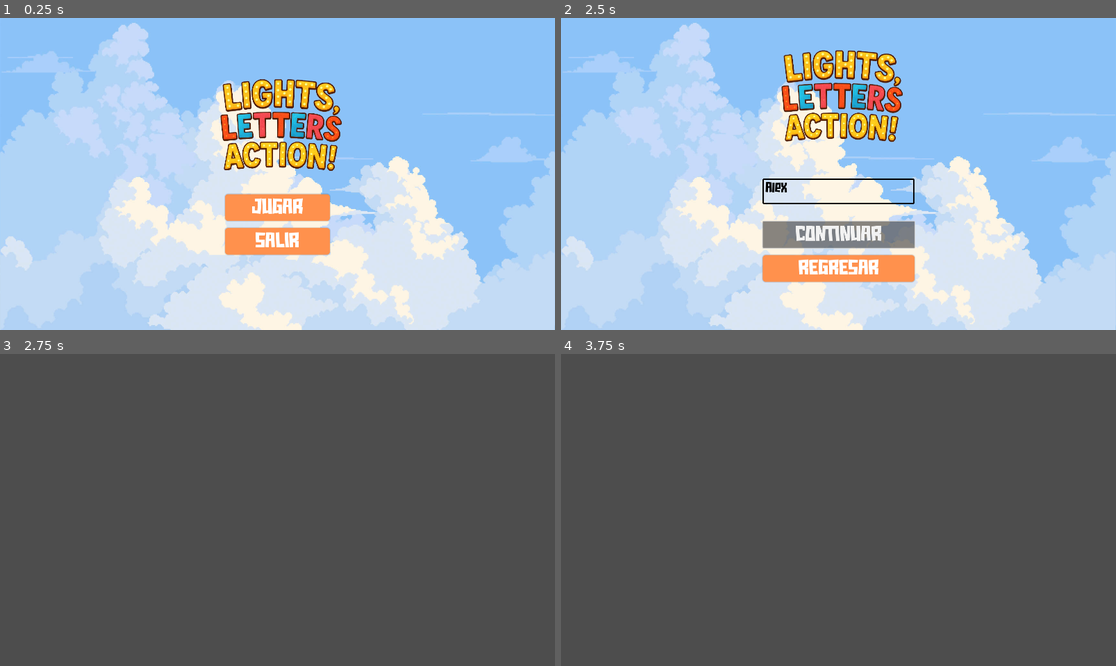
Above: before the commit, frames 1-4 (two rows, left to right).
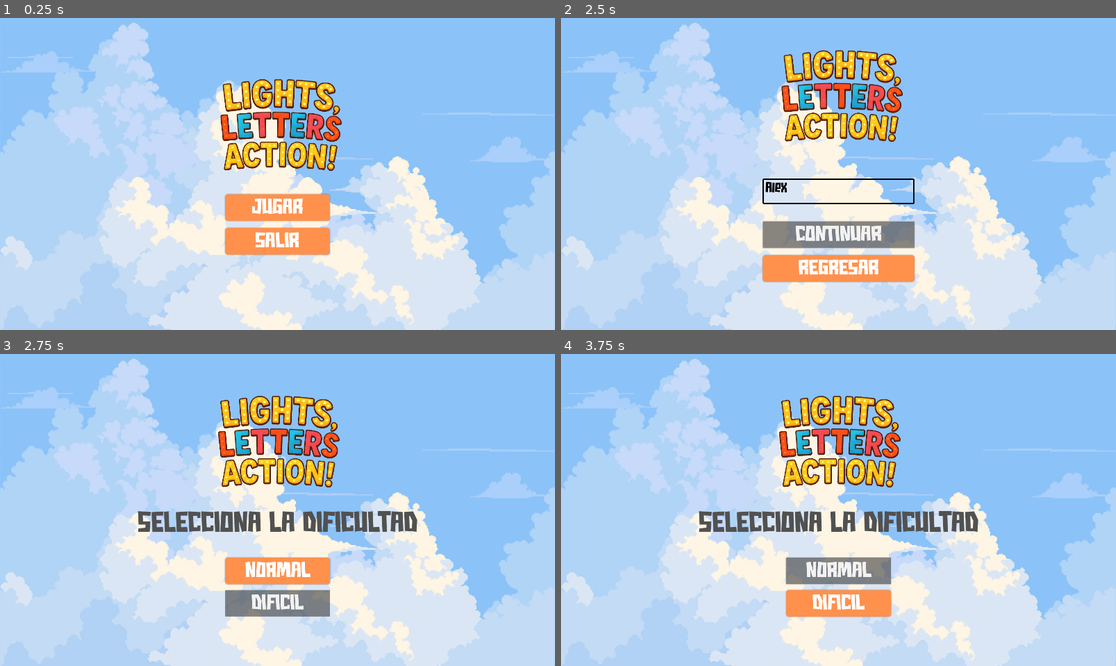
Above: after the commit, the same moments.

Repository: Mottaaa26/Juego_ahorcado
Game: Godot game, scene res://scenes/main_menu.tscn
The game is run twice, just before and just after one commit, with the same random seed, the same clock (stepped at 60 frames per second) and the same inputs. Sound files missing from this copy of the repository are replaced by a short silence.
Inputs (mouse positions are in pixels of both pictures, inside the frame that each line leads up to):
- Up to frame 1 (0.25 s): no input
- Up to frame 2 (2.5 s): click "JUGAR" at 0.5 s; click (838, 192) at 1.27 s; type "Alex" at 1.35 s; click "CONTINUAR" at 2 s
- Up to frame 3 (2.75 s): no input
- Up to frame 4 (3.75 s): click (838, 603) at 2.75 s, where only the run after the commit has a clickable "DIFICIL"; click (838, 572) at 3.5 s, where only the run after the commit has a clickable "NORMAL"

Frames 1-2 are identical in both runs. In frame 3, 98% of the frame differs, in the area x 0-100%, y 0-100%; in frame 4, 98%.

Commit message:
Creación de la UI de difcultad y su interacción completa con el flujo del juego

Diff:
--- a/scenes/dificultad_conf.tscn
+++ b/scenes/dificultad_conf.tscn
@@ -1,5 +1,111 @@
-[gd_scene format=3 uid="uid://c8mo5w2hqqxpj"]
+[gd_scene load_steps=7 format=3 uid="uid://c8mo5w2hqqxpj"]
+
+[ext_resource type="Script" uid="uid://dy417bus1h47d" path="res://scripts/dificultad_conf.gd" id="1_55fr3"]
+[ext_resource type="Texture2D" uid="uid://ceaj2xytttlh" path="res://media/imagenes/main_menu.png" id="1_181ix"]
+[ext_resource type="Texture2D" uid="uid://bc02rtx67qijm" path="res://media/imagenes/game_title.png" id="2_55fr3"]
+[ext_resource type="FontFile" uid="uid://c3y1owof88k4m" path="res://fonts/Good-Game.ttf" id="3_adodk"]
+[ext_resource type="AudioStream" uid="uid://btbqovhibck81" path="res://media/sonidos/sonido_botones.wav" id="5_adodk"]
+
+[sub_resource type="StyleBoxFlat" id="StyleBoxFlat_181ix"]
+content_margin_left = 10.0
+content_margin_top = 10.0
+content_margin_right = 10.0
+content_margin_bottom = 10.0
+bg_color = Color(1, 0.5686275, 0.3019608, 1)
+corner_radius_top_left = 10
+corner_radius_top_right = 10
+corner_radius_bottom_right = 10
+corner_radius_bottom_left = 10
+shadow_color = Color(0, 0, 0, 0.1882353)
+shadow_size = 4
 
 [node name="DificultadConf" type="Control"]
 layout_mode = 3
-anchors_preset = 0
+anchors_preset = 15
+anchor_right = 1.0
+anchor_bottom = 1.0
+grow_horizontal = 2
+grow_vertical = 2
+script = ExtResource("1_55fr3")
+
+[node name="TextureRect" type="TextureRect" parent="."]
+layout_mode = 1
+anchors_preset = 15
+anchor_right = 1.0
+anchor_bottom = 1.0
+grow_horizontal = 2
+grow_vertical = 2
+texture = ExtResource("1_181ix")
+
+[node name="TextureRectTitulo" type="TextureRect" parent="."]
+layout_mode = 1
+anchors_preset = 8
+anchor_left = 0.5
+anchor_top = 0.5
+anchor_right = 0.5
+anchor_bottom = 0.5
+offset_left = -208.0
+offset_top = -404.0
+offset_right = 360.0
+offset_bottom = 35.0
+grow_horizontal = 2
+grow_vertical = 2
+scale = Vector2(0.75, 0.75)
+texture = ExtResource("2_55fr3")
+
+[node name="Label" type="Label" parent="."]
+layout_mode = 1
+anchors_preset = 8
+anchor_left = 0.5
+anchor_top = 0.5
+anchor_right = 0.5
+anchor_bottom = 0.5
+offset_left = -484.0
+offset_top = -1.0
+offset_right = 484.0
+offset_bottom = 95.0
+grow_horizontal = 2
+grow_vertical = 2
+theme_override_colors/font_color = Color(0.3180198, 0.31801978, 0.31801975, 1)
+theme_override_fonts/font = ExtResource("3_adodk")
+theme_override_font_sizes/font_size = 100
+text = "SELECCIONA LA DIFICULTAD"
+
+[node name="VBoxContainer" type="VBoxContainer" parent="."]
+layout_mode = 1
+anchors_preset = 7
+anchor_left = 0.5
+anchor_top = 1.0
+anchor_right = 0.5
+anchor_bottom = 1.0
+offset_left = -181.5
+offset_top = -375.0
+offset_right = 181.5
+offset_bottom = -59.0
+grow_horizontal = 2
+grow_vertical = 0
+theme_override_constants/separation = 20
+
+[node name="ButtonMedio" type="Button" parent="VBoxContainer"]
+texture_filter = 1
+layout_mode = 2
+theme_override_colors/font_color = Color(1, 1, 1, 1)
+theme_override_fonts/font = ExtResource("3_adodk")
+theme_override_font_sizes/font_size = 75
+theme_override_styles/normal = SubResource("StyleBoxFlat_181ix")
+text = "NORMAL"
+
+[node name="ButtonDificil" type="Button" parent="VBoxContainer"]
+texture_filter = 1
+layout_mode = 2
+theme_override_colors/font_color = Color(1, 1, 1, 1)
+theme_override_fonts/font = ExtResource("3_adodk")
+theme_override_font_sizes/font_size = 75
+theme_override_styles/normal = SubResource("StyleBoxFlat_181ix")
+text = "DIFICIL"
+
+[node name="AudioStreamPlayer" type="AudioStreamPlayer" parent="."]
+stream = ExtResource("5_adodk")
+
+[connection signal="pressed" from="VBoxContainer/ButtonMedio" to="." method="_on_button_medio_pressed"]
+[connection signal="pressed" from="VBoxContainer/ButtonDificil" to="." method="_on_button_dificil_pressed"]
--- /dev/null
+++ b/scenes/in_game.tscn
@@ -0,0 +1,111 @@
+[gd_scene load_steps=4 format=3 uid="uid://ijqax7103bob"]
+
+[ext_resource type="Texture2D" uid="uid://ceaj2xytttlh" path="res://media/imagenes/main_menu.png" id="1_7nptk"]
+[ext_resource type="FontFile" uid="uid://c3y1owof88k4m" path="res://fonts/Good-Game.ttf" id="2_ipuqq"]
+
+[sub_resource type="StyleBoxFlat" id="StyleBoxFlat_h5xqe"]
+content_margin_left = 10.0
+content_margin_top = 10.0
+content_margin_right = 10.0
+content_margin_bottom = 10.0
+bg_color = Color(1, 0.5686275, 0.3019608, 1)
+corner_radius_top_left = 10
+corner_radius_top_right = 10
+corner_radius_bottom_right = 10
+corner_radius_bottom_left = 10
+shadow_color = Color(0, 0, 0, 0.1882353)
+shadow_size = 4
+
+[node name="InGame" type="Control"]
+layout_mode = 3
+anchors_preset = 15
+anchor_right = 1.0
+anchor_bottom = 1.0
+grow_horizontal = 2
+grow_vertical = 2
+
+[node name="TextureRect" type="TextureRect" parent="."]
+layout_mode = 1
+anchors_preset = 15
+anchor_right = 1.0
+anchor_bottom = 1.0
+grow_horizontal = 2
+grow_vertical = 2
+texture = ExtResource("1_7nptk")
+
+[node name="puntuacion" type="Label" parent="."]
+layout_mode = 1
+anchors_preset = 8
+anchor_left = 0.5
+anchor_top = 0.5
+anchor_right = 0.5
+anchor_bottom = 0.5
+offset_left = -904.0
+offset_top = -485.0
+offset_right = -88.0
+offset_bottom = -408.0
+grow_horizontal = 2
+grow_vertical = 2
+theme_override_colors/font_color = Color(0.3180198, 0.31801978, 0.31801975, 1)
+theme_override_fonts/font = ExtResource("2_ipuqq")
+theme_override_font_sizes/font_size = 80
+text = "PUNTUACION: "
+
+[node name="tiempo" type="Label" parent="."]
+layout_mode = 1
+anchors_preset = 8
+anchor_left = 0.5
+anchor_top = 0.5
+anchor_right = 0.5
+anchor_bottom = 0.5
+offset_left = 310.0
+offset_top = -494.0
+offset_right = 779.0
+offset_bottom = -398.0
+grow_horizontal = 2
+grow_vertical = 2
+theme_override_colors/font_color = Color(0.3180198, 0.31801978, 0.31801975, 1)
+theme_override_fonts/font = ExtResource("2_ipuqq")
+theme_override_font_sizes/font_size = 80
+text = "TIEMPO: "
+
+[node name="ButtonSalir" type="Button" parent="."]
+texture_filter = 1
+layout_mode = 1
+anchors_preset = 3
+anchor_left = 1.0
+anchor_top = 1.0
+anchor_right = 1.0
+anchor_bottom = 1.0
+offset_left = -410.0
+offset_top = -173.0
+offset_right = -92.0
+offset_bottom = -81.0
+grow_horizontal = 0
+grow_vertical = 0
+theme_override_colors/font_color = Color(1, 1, 1, 1)
+theme_override_fonts/font = ExtResource("2_ipuqq")
+theme_override_font_sizes/font_size = 75
+theme_override_styles/normal = SubResource("StyleBoxFlat_h5xqe")
+text = "SALIR"
+
+[node name="VBoxContainer" type="VBoxContainer" parent="."]
+layout_mode = 1
+anchors_preset = 8
+anchor_left = 0.5
+anchor_top = 0.5
+anchor_right = 0.5
+anchor_bottom = 0.5
+offset_left = -1026.5
+offset_top = -48.0
+offset_right = 1026.5
+offset_bottom = 48.0
+grow_horizontal = 2
+grow_vertical = 2
+
+[node name="pregunta" type="Label" parent="VBoxContainer"]
+layout_mode = 2
+theme_override_colors/font_color = Color(0.3180198, 0.31801978, 0.31801975, 1)
+theme_override_fonts/font = ExtResource("2_ipuqq")
+theme_override_font_sizes/font_size = 100
+text = "CUANTOS HIJOS TIENE?AS DAD ASD ADS ASDAS DAS ASD "
--- /dev/null
+++ b/scripts/dificultad_conf.gd
@@ -0,0 +1,23 @@
+extends Control
+
+
+# Called when the node enters the scene tree for the first time.
+func _ready() -> void:
+	pass # Replace with function body.
+
+
+# Called every frame. 'delta' is the elapsed time since the previous frame.
+func _process(_delta: float) -> void:
+	pass
+
+# FUNCIONALIDAD DE LOS BOTONES PARA ESCOGER LA DIFICULTAD DEL JUEGO.
+# AL ESCOGER LA DIFICULTAD, SE INSTANCIARÁ UN ARCHIVO JSON CON LAS PALABRAS DEDICADAS PARA CADA
+# DIFICULTAD DEL JUEGO.
+
+# SI SE OPRIME ESTE BOTON EL JUGADOR ENTRARÁ AL JUEGO CON LA DIFICULTAD MEDIA
+func _on_button_medio_pressed() -> void:
+	pass
+
+# SI SE OPRIME ESTE BOTÓN EL JUGADOR ENTRARÁ AL JUEGO CON LA DIFICULTAD DIFICIL
+func _on_button_dificil_pressed() -> void:
+	pass # Replace with function body.
--- a/scripts/name_conf.gd
+++ b/scripts/name_conf.gd
@@ -35,8 +35,7 @@
 	await audio.finished
 
 	# OBTENEMOS EL CONTENIDO DEL TEXTEDIT Y HACEMOS VALIDACIONES BASE
-	var nombre = $TextEditNombre.get_line(0)
-	nombre.to_lower()
+	var nombre = $TextEditNombre.get_line(0).strip_edges().to_lower()
 
 	# LAS VALIDACIONES SON QUE EL NOMBRE DEBE SER MENOR A 8 Y QUE SOLO CONTENGA LETRAS Y NUMEROS.
 	if(nombre.length() > 8):
Not shown, added: scripts/dificultad_conf.gd.uid
